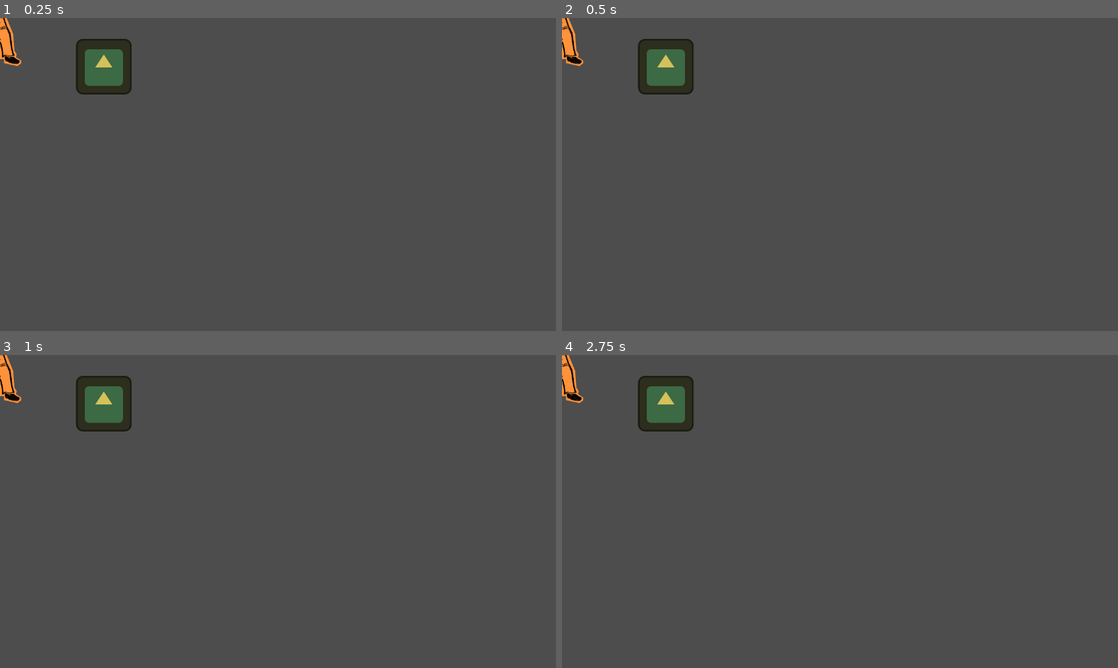
Above: before the commit, frames 1-4 (two rows, left to right).
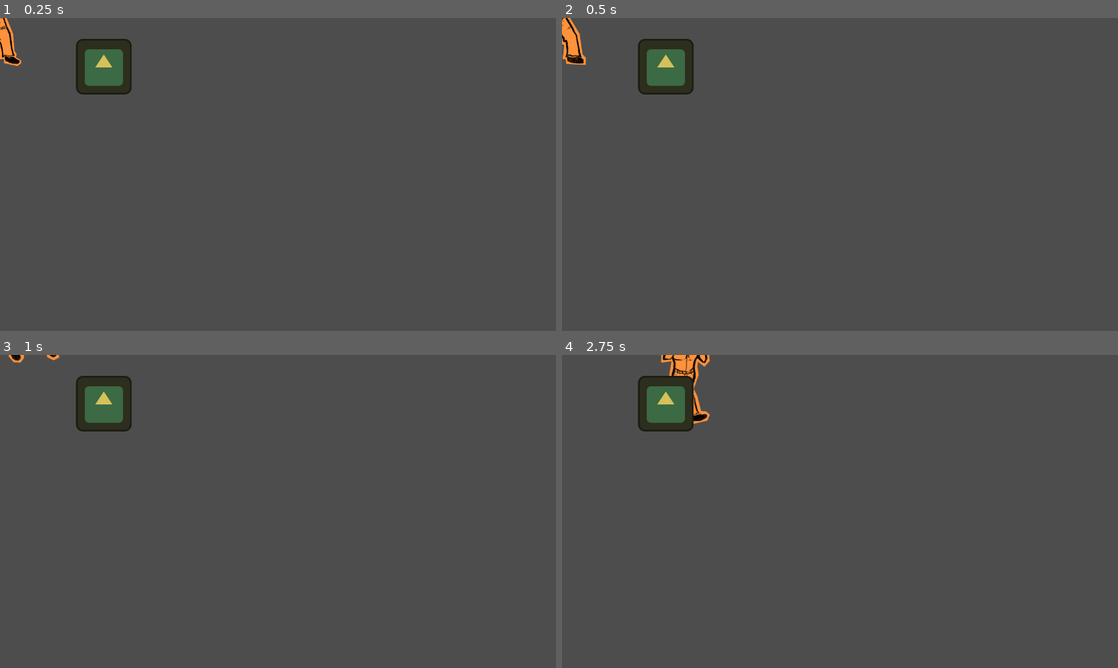
Above: after the commit, the same moments.

Repository: arthurnog/cordelProject
Game: Godot game, scene res://nodes/sample_scene.tscn
Two runs of this game, one before a commit and one after it. Both use one fixed random seed, a clock stepped at 60 frames per second and the inputs below. The engine's default icon, where the game draws it, is replaced by a stand-in: a white triangle on a blue panel in a dark square.
Inputs:
- Up to frame 1 (0.25 s): no input
- Up to frame 2 (0.5 s): no input
- Up to frame 3 (1 s): hold Right (p_right) from 0.53 s (still down); tap Z (p_attack) at 0.6 s; tap Space (p_jump) at 0.77 s
- Up to frame 4 (2.75 s): release Right (p_right) at 1.28 s; hold Down (p_down) 1.28-2.03 s; tap Z (p_attack) at 1.35, 2.1 s; tap Space (p_jump) at 1.52 s; tap Enter at 2 s; hold Right (p_right) from 2.03 s (still down)

Frame 1 is identical in both runs. In frame 2, 0.3% of the frame differs, in the area x 0-5%, y 0-16%; in frame 3, 0.5%; in frame 4, 1.0%, in the area x 0-27%, y 0-22%.
Error before the commit: Parse Error: Identifier "player" not declared in the current scope. (res://scripts/movement_module.gd:34)

Commit message:
Fix errors

Diff:
--- a/nodes/minion.tscn
+++ b/nodes/minion.tscn
@@ -24,10 +24,10 @@
 rotation = 1.5708
 shape = SubResource("CapsuleShape2D_bhg8m")
 
-[node name="MovementModule" type="Node" parent="." node_paths=PackedStringArray("body", "sprite")]
+[node name="MovementModule" type="Node" parent="." node_paths=PackedStringArray("source", "body")]
 script = ExtResource("2_iucp4")
-body = NodePath("..")
-sprite = NodePath("../Icon")
+source = NodePath("..")
+body = NodePath("../Icon")
 
 [node name="StateMachine" type="Node" parent="." node_paths=PackedStringArray("initial_state")]
 script = ExtResource("5_57nh2")
--- a/nodes/player.tscn
+++ b/nodes/player.tscn
@@ -19,6 +19,21 @@
 radius = 21.0
 height = 124.0
 
+[sub_resource type="Animation" id="Animation_k0f4g"]
+length = 0.001
+tracks/0/type = "value"
+tracks/0/imported = false
+tracks/0/enabled = true
+tracks/0/path = NodePath("Body/Sprite:texture")
+tracks/0/interp = 1
+tracks/0/loop_wrap = true
+tracks/0/keys = {
+"times": PackedFloat32Array(0),
+"transitions": PackedFloat32Array(1),
+"update": 1,
+"values": [ExtResource("2_5edx5")]
+}
+
 [sub_resource type="Animation" id="Animation_lcnj7"]
 resource_name = "player_idle"
 length = 0.5
@@ -34,21 +49,6 @@
 "transitions": PackedFloat32Array(1, 1),
 "update": 1,
 "values": [ExtResource("2_5edx5"), ExtResource("5_7fenv")]
-}
-
-[sub_resource type="Animation" id="Animation_k0f4g"]
-length = 0.001
-tracks/0/type = "value"
-tracks/0/imported = false
-tracks/0/enabled = true
-tracks/0/path = NodePath("Body/Sprite:texture")
-tracks/0/interp = 1
-tracks/0/loop_wrap = true
-tracks/0/keys = {
-"times": PackedFloat32Array(0),
-"transitions": PackedFloat32Array(1),
-"update": 1,
-"values": [ExtResource("2_5edx5")]
 }
 
 [sub_resource type="Animation" id="Animation_1unx3"]
--- a/scripts/movement_module.gd
+++ b/scripts/movement_module.gd
@@ -31,7 +31,7 @@
 
 func _process(delta: float) -> void:
 	body.position.y = -height
-	player.z_index = body.position.y
+	source.z_index = body.position.y
 
 func _physics_process(delta: float) -> void:
 	source.move_and_slide()
--- a/scripts/states/minion/minion_idle_state.gd
+++ b/scripts/states/minion/minion_idle_state.gd
@@ -14,7 +14,7 @@
 	var difference = target_position - body.global_position
 	var distance = difference.length()
 	direction = difference.normalized()
-	var distance_to_player = body.player.position - body.position
+	var distance_to_player = (body.player.position - body.position).length()
 	if distance_to_player <= body.minimum_distance_to_player or distance < 5.0:
 		transition.emit(self, "wait")
 
Not shown: 1 places in nodes/minion.tscn that only renumber resources
